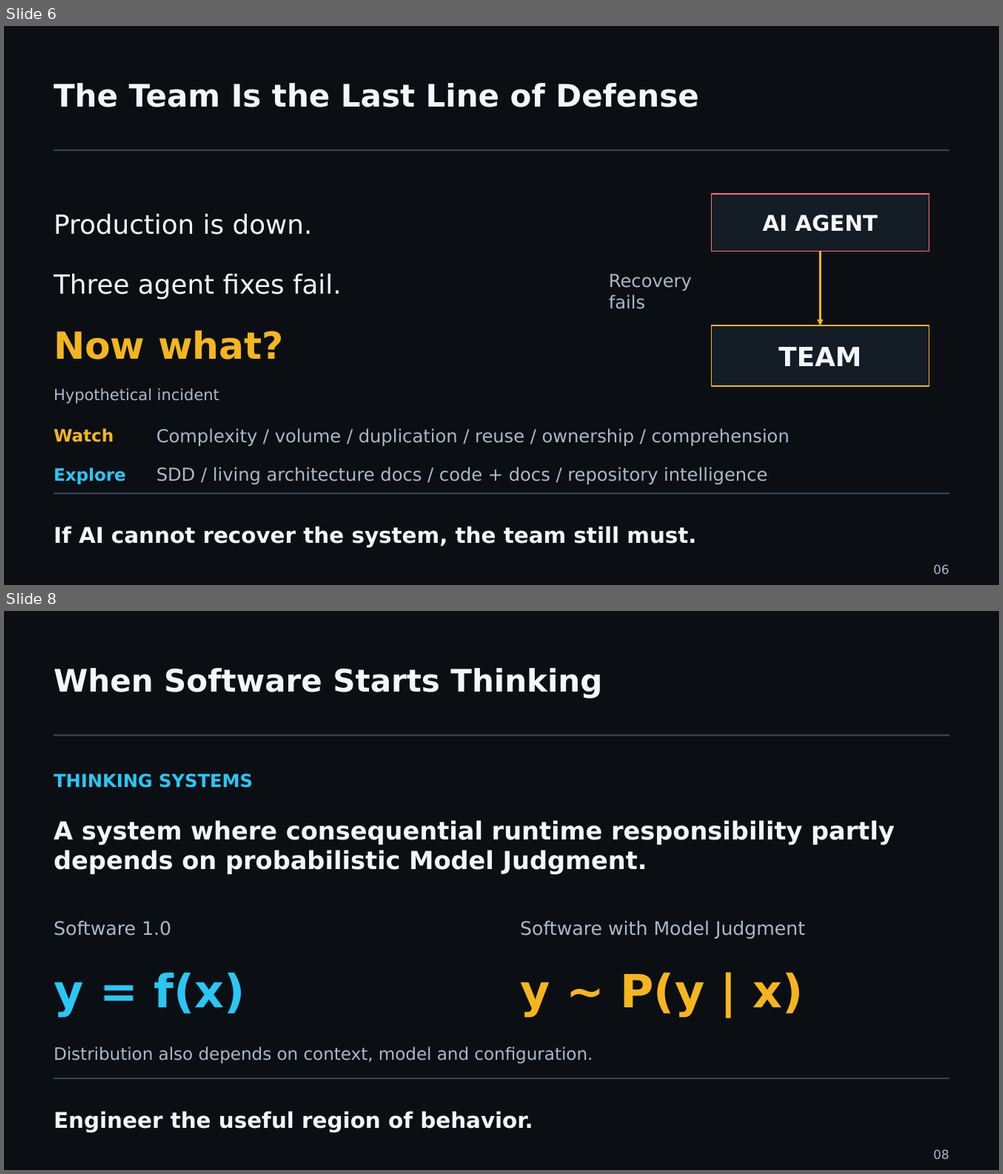
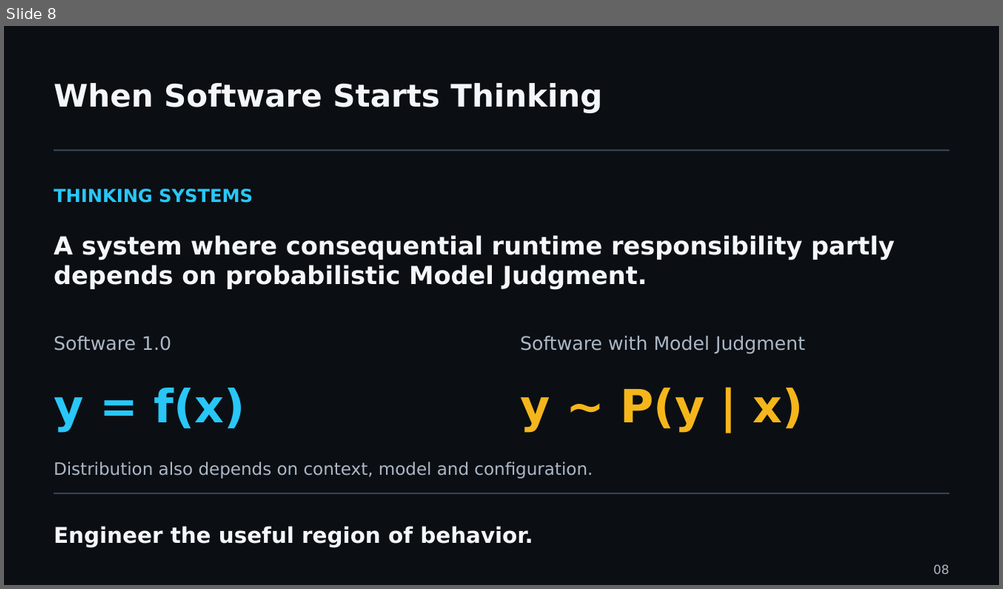
Before and after one commit to UncertaintyArchitectureGroup/uncertainty-architecture, a slide deck: assets/presentations/pmday-2026/ai-changes-both-sides.pptx. Shown one above the other, each under a label of ours: slides 6 and 8 before the commit, slide 8 after it; the slides between them are not shown. The pictures are 1003x1174 and 1003x589 pixels, drawn with LibreOffice and Linux fonts; fonts in the diff are those of the drawing. Boxes give left, top, right and bottom in pixels: in the first picture for what was removed or moved away, otherwise in the second. Text is boxed around its words. In the diff, an @@ line names an element or a change of style, - is before the commit and + after.

```diff
--- a/assets/presentations/pmday-2026/ai-changes-both-sides.pptx
+++ b/assets/presentations/pmday-2026/ai-changes-both-sides.pptx
@@ slide 6 removed at (x1=4, y1=26, x2=999, y2=585), background #0B0F14 @@
@@ text removed at (x1=54, y1=83, x2=698, y2=107) @@
-The Team Is the Last Line of Defense
@@ line removed from (54, 150) to (949, 150) @@
@@ rectangle removed at (x1=711, y1=194, x2=929, y2=251) @@
@@ text removed at (x1=54, y1=214, x2=313, y2=235) @@
-Production is down.
@@ text removed at (x1=762, y1=215, x2=878, y2=232) @@
-AI AGENT
@@ arrow removed from (820, 251) to (820, 326) @@
@@ text removed at (x1=54, y1=274, x2=341, y2=300) @@
-Three agent fixes fail.
@@ text removed at (x1=609, y1=274, x2=691, y2=309) @@
-Recovery
-fails
@@ text removed at (x1=54, y1=330, x2=284, y2=360) @@
-Now what?
@@ rectangle removed at (x1=711, y1=326, x2=929, y2=386) @@
@@ text removed at (x1=778, y1=347, x2=861, y2=366) @@
-TEAM
@@ text removed at (x1=54, y1=389, x2=219, y2=404) @@
-Hypothetical incident
@@ text removed at (x1=54, y1=429, x2=114, y2=443) @@
-Watch
@@ text removed at (x1=156, y1=429, x2=789, y2=446) @@
-Complexity / volume / duplication / reuse / ownership / comprehension
@@ text removed at (x1=54, y1=468, x2=126, y2=485) @@
-Explore
@@ text removed at (x1=156, y1=467, x2=767, y2=485) @@
-SDD / living architecture docs / code + docs / repository intelligence
@@ line removed from (54, 494) to (949, 494) @@
@@ text removed at (x1=54, y1=526, x2=696, y2=548) @@
-If AI cannot recover the system, the team still must.
@@ text removed at (x1=933, y1=565, x2=948, y2=574) @@
-06
```
Also in this commit, not shown: 5 slides changed, 2 slides added, 1 other slide removed, 19 other files.
